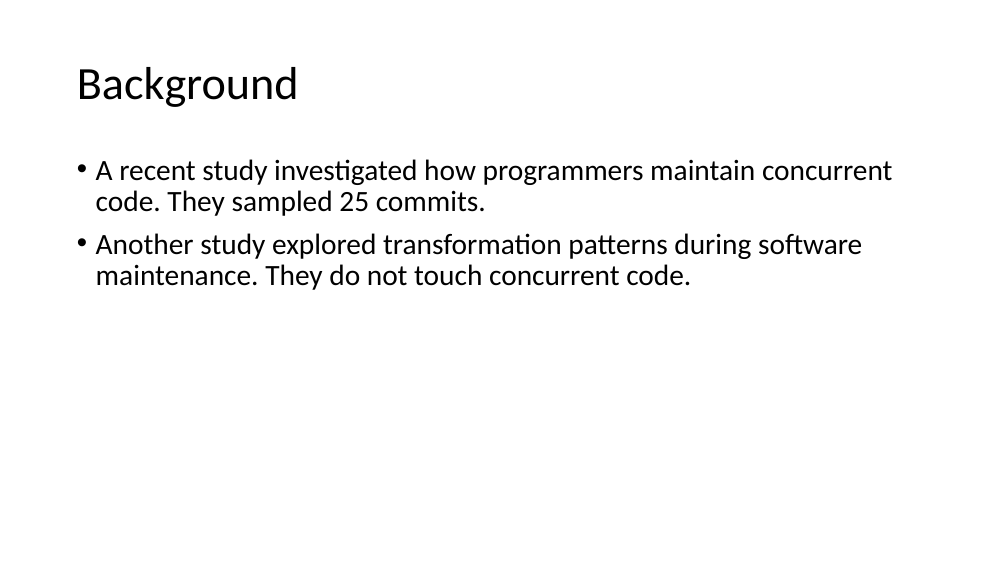
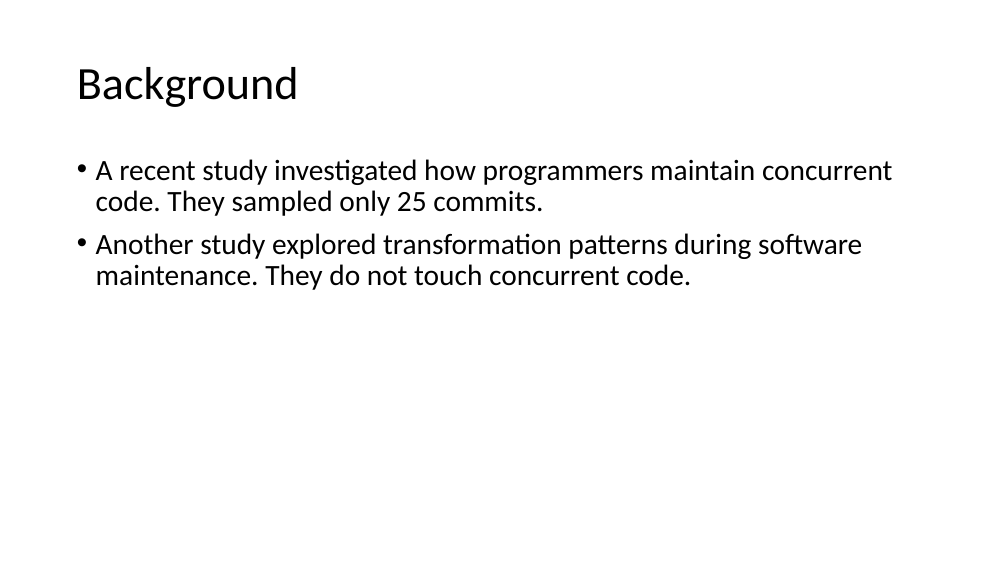
Before and after one commit to qwordy/Research, a slide deck: slide 3 of ppt/How do Programmers Maintain Concurrent Code.pptx. Drawn at 1008x567 pixels with LibreOffice and Linux fonts; fonts in the diff are those of the drawing. Boxes give left, top, right and bottom in pixels: in the first picture for what was removed or moved away, otherwise in the second. Text is boxed around its words. In the diff, an @@ line names an element or a change of style, - is before the commit and + after.

```diff
--- a/ppt/How do Programmers Maintain Concurrent Code.pptx
+++ b/ppt/How do Programmers Maintain Concurrent Code.pptx
@@ text at (x1=96, y1=159, x2=893, y2=216): text changed @@
-• A recent study investigated how programmers maintain concurrent code. They sampled 25 commits.
+• A recent study investigated how programmers maintain concurrent code. They sampled only 25 commits.
```
Also in this commit, not shown: 12 other slides changed, 7 slides added.
